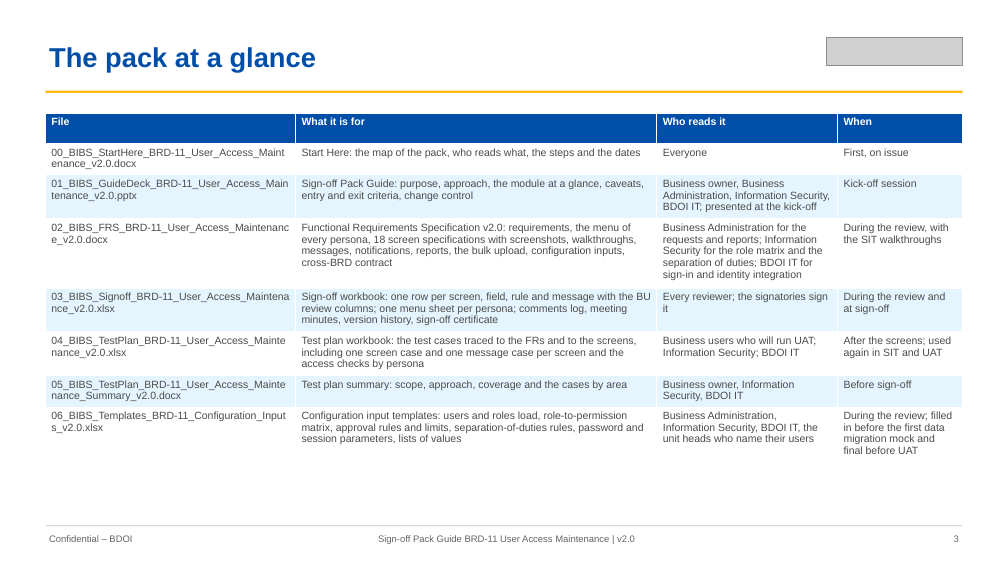
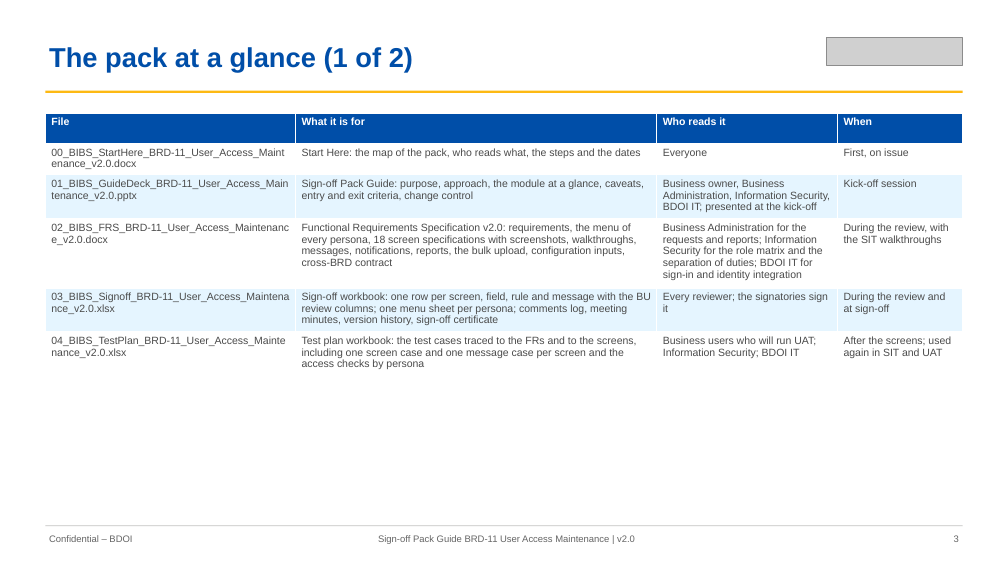
Before and after one commit to IortaTexhNXT-DEV/FinVerse, a slide deck: slide 3 of docs/deliverables/out/Drop-0_Setup_and_Data_Migration/BRD-11_User_Access_Maintenance/01_BIBS_GuideDeck_BRD-11_User_Access_Maintenance_v2.0.pptx. Drawn at 1008x567 pixels with LibreOffice and Linux fonts; fonts in the diff are those of the drawing; grey boxes stand for pictures. Boxes give left, top, right and bottom in pixels: in the first picture for what was removed or moved away, otherwise in the second. Text is boxed around its words. In the diff, an @@ line names an element or a change of style, - is before the commit and + after.

Commit message:
Drop 0 sign-off sets v2.0 with the UX screen documents: 07 UX Screen Deck, 08 UX screen register and 09 image package of BRD-03, BRD-11 and BRD-13; FRS, handbook, sign-off and migration workbooks, Start Here and guide decks rebuilt on the retaken screenshots, with the UX documents in the map of the set and in who signs what; identical landing pages and menus kept once; drop closure and drop index rebuilt

```diff
--- a/docs/deliverables/out/Drop-0_Setup_and_Data_Migration/BRD-11_User_Access_Maintenance/01_BIBS_GuideDeck_BRD-11_User_Access_Maintenance_v2.0.pptx
+++ b/docs/deliverables/out/Drop-0_Setup_and_Data_Migration/BRD-11_User_Access_Maintenance/01_BIBS_GuideDeck_BRD-11_User_Access_Maintenance_v2.0.pptx
@@ text at [49, 47, 413, 72]: text changed @@
-The pack at a glance
+The pack at a glance (1 of 2)
@@ table at [45, 113, 963, 373] @@
-row 7: 05_BIBS_TestPlan_BRD-11_User_Access_Maintenance_Summary_v2.0.docx | Test plan summary: scope, approach, coverage and the cases by area | Business owner, Information Security, BDOI IT | Before sign-off
-row 8: 06_BIBS_Templates_BRD-11_Configuration_Inputs_v2.0.xlsx | Configuration input templates: users and roles load, role-to-permission matrix, approval rules and limits, separation-of-duties rules, password and session parameters, lists of values | Business Administration, Information Security, BDOI IT, the unit heads who name their users | During the review; filled in before the first data migration mock and final before UAT
```
Also in this commit, not shown: 21 other slides changed, 1 slide added, 45 other files.
